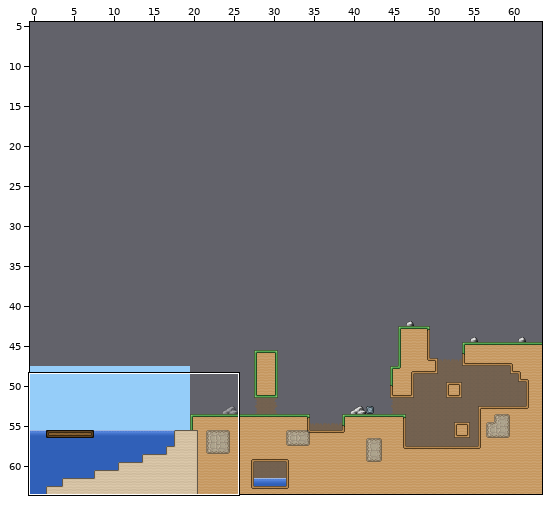
Tiled map, stored at res/worlds/lost.tmx. The first picture is a wide view before the edit; the outline marks the close-up.
Close-up. Before the edit:
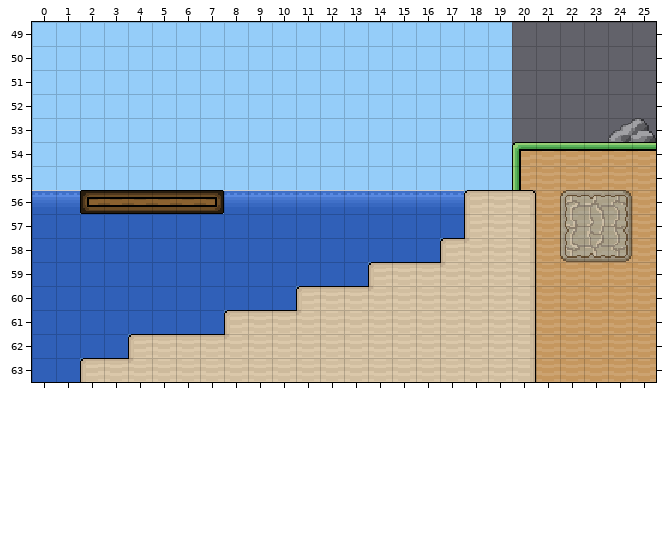
Cells are 16x16 px. Shown: x 0..25, y 49..63. The commit also changed other parts of the map, which this record leaves out. The old version is drawn lined up with the new one.
The same view after the edit:
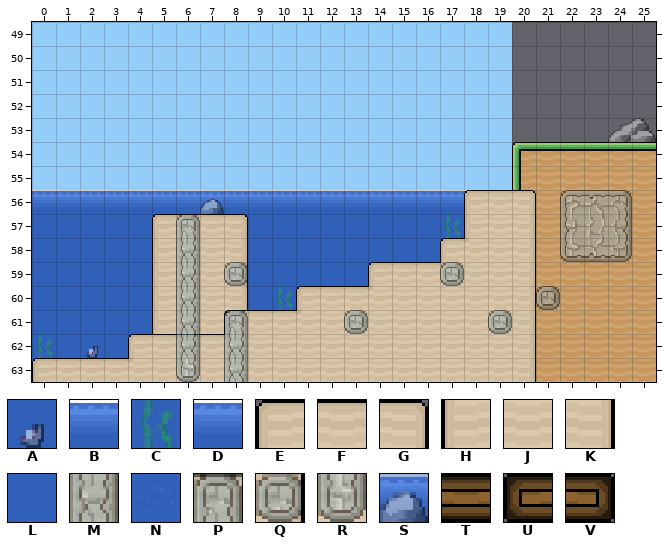
Key: from "Tileset": A 1, B 60, C 61, D 120, E 126, F 127, G 128, H 186, J 187, K 188, L 300, M 317, N 360, P 376, Q 377, R 496, S 543, T 666, U 724, V 726.
_ is an empty cell, . an unchanged one.
See-through tiles are keyed as they look on the map.
What changed:
map size 64x24 -> 64x64 cells (old content now starts at 0,40; both pictures use the new coordinates)
layer "Background #2" opacity 45% -> 100%
--- layer "Background #2"
@@ x 5..8 @@
-57 _.._
+57 N..N
@@ x 8..8 @@
-61 L
+61 J
@@ x 0..0 @@
-63 _
+63 L
--- layer "Foreground"
@@ x 2..11 @@
-56 UTTTTVDDDD
-57 ...LLLL...
-58 ...LLLL...
-59 ...LLLL...
-60 ...LLLL...
-61 ...LLL....
+56 BBBBBBBBBB
+57 ...EFFG...
+58 ...HJJK...
+59 ...HJJK...
+60 ...HJJK...
+61 ...HJJ....
@@ x 0..2 @@
-63 LLE
+63 EFF
--- layer "Overlap"
@@ x 0..21 @@
-56 ......._..............
-57 ......_.........._....
-58 ......_...............
-59 ......_._........_....
-60 ......_..._.........._
-61 ......_._...._....._..
-62 _._..._._.............
-63 ......_._.............
+56 .......S..............
+57 ......P..........C....
+58 ......M...............
+59 ......M.Q........Q....
+60 ......M...C..........Q
+61 ......M.P....Q.....Q..
+62 C.A...M.M.............
+63 ......R.M.............
